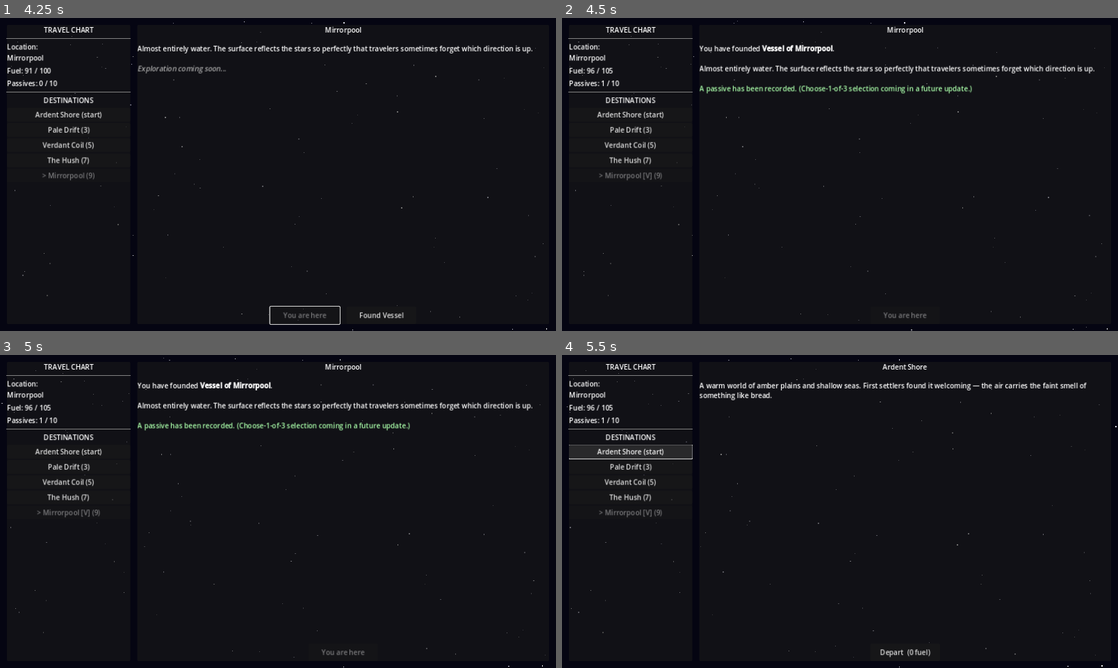
Above: before the commit, frames 1-4 (two rows, left to right).
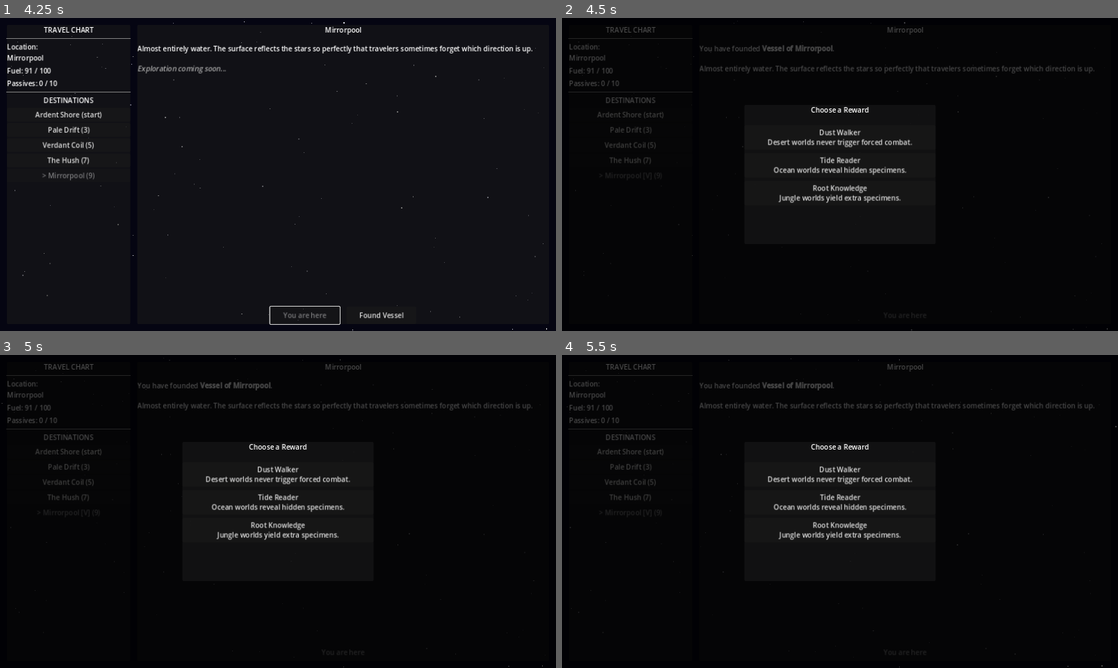
Above: after the commit, the same moments.

Repository: ColdTie/Metanoia-Vessel-2D
Game: Godot game, scene res://scenes/travel/travel_screen.tscn
Same seed, same stepped clock (60 frames per second), same inputs: the game is played once before the commit and once after it.
Inputs:
- Up to frame 1 (4.25 s): click "Pale Drift (3)" at 0.5 s; click "Verdant Coil (5)" at 1.25 s; click "The Hush (7)" at 2 s; click "Mirrorpool (9)" at 2.75 s; click "Depart (9 fuel)" at 3.5 s
- Up to frame 2 (4.5 s): click "Found Vessel" at 4.25 s
- Up to frame 3 (5 s): no input
- Up to frame 4 (5.5 s): click "Ardent Shore (start)" at 5 s

Frame 1 is identical in both runs. In frame 2, 5.0% of the frame differs, in the area x 1-99%, y 0-100%; in frame 3, 5.0%; in frame 4, 5.3%, in the area x 0-100%, y 1-100%.

Commit message:
feat: choose-1-of-3 passive reward on settling
Replaces the auto-granted founding_bonus with a real reward flow:
GameState.passive_roster + draw_passive_choices() picks 3 random
unowned passives, and Travel Screen shows an overlay to pick one
after founding a Vessel. founding_bonus keeps its +5 max fuel effect;
other passives' gameplay hooks are still TODO pending specimens/travel
systems they depend on.

Co-Authored-By: Claude Sonnet 5 <noreply@anthropic.com>
Claude-Session: https://claude.ai/code/session_019UctZ2uRqWE389fvod7UKG

Diff:
--- a/scripts/autoloads/game_state.gd
+++ b/scripts/autoloads/game_state.gd
@@ -16,6 +16,11 @@
 # Each entry: {id, name, type, description, settled, vessel_name, distance, specimens}
 var world_catalog: Array = []
 
+# Passive roster — candidates offered on settling. See design/systems.md
+# "Passive Roster" table; 4 more entries are TBD there.
+# Each entry: {id, name, desc}
+var passive_roster: Array = []
+
 signal world_changed(new_world: String)
 signal passive_gained(passive: Dictionary)
 signal credits_changed(amount: int)
@@ -23,6 +28,7 @@
 
 func _ready() -> void:
 	_build_world_catalog()
+	_build_passive_roster()
 
 
 func _build_world_catalog() -> void:
@@ -78,6 +84,53 @@
 			"specimens": ["lens_fish", "tide_weaver"],
 		},
 	]
+
+
+func _build_passive_roster() -> void:
+	passive_roster = [
+		{
+			"id": "founding_bonus",
+			"name": "Founding Bonus",
+			"desc": "The act of founding grants clarity. +5 max fuel.",
+		},
+		{
+			"id": "root_knowledge",
+			"name": "Root Knowledge",
+			"desc": "Jungle worlds yield extra specimens.",
+		},
+		{
+			"id": "echo_listener",
+			"name": "Echo Listener",
+			"desc": "Unlocks extra creature dialogue options.",
+		},
+		{
+			"id": "frost_hardened",
+			"name": "Frost Hardened",
+			"desc": "Ice-world travel costs 1 less fuel.",
+		},
+		{
+			"id": "tide_reader",
+			"name": "Tide Reader",
+			"desc": "Ocean worlds reveal hidden specimens.",
+		},
+		{
+			"id": "dust_walker",
+			"name": "Dust Walker",
+			"desc": "Desert worlds never trigger forced combat.",
+		},
+	]
+
+
+func draw_passive_choices(count: int = 3) -> Array:
+	var owned_ids: Array = []
+	for p in passives:
+		owned_ids.append(p.get("id", ""))
+	var unowned: Array = []
+	for p in passive_roster:
+		if not owned_ids.has(p["id"]):
+			unowned.append(p)
+	unowned.shuffle()
+	return unowned.slice(0, min(count, unowned.size()))
 
 
 func get_world_by_id(id: String) -> Dictionary:
--- a/scripts/travel/travel_screen.gd
+++ b/scripts/travel/travel_screen.gd
@@ -20,6 +20,9 @@
 var _world_desc_label: RichTextLabel
 var _depart_button: Button
 var _settle_button: Button
+
+var _passive_overlay: Control
+var _passive_choice_box: VBoxContainer
 
 var _selected_world_id: String = ""
 
@@ -99,6 +102,7 @@
 
 	_build_left_panel(root)
 	_build_right_panel(root)
+	_build_passive_overlay(root)
 
 
 func _build_left_panel(parent: Control) -> void:
@@ -199,6 +203,45 @@
 	_settle_button.custom_minimum_size = Vector2(160.0, 40.0)
 	_settle_button.pressed.connect(_on_settle_pressed)
 	btn_row.add_child(_settle_button)
+
+
+func _build_passive_overlay(parent: Control) -> void:
+	_passive_overlay = Control.new()
+	_passive_overlay.name = "PassiveOverlay"
+	_passive_overlay.set_anchors_and_offsets_preset(Control.PRESET_FULL_RECT)
+	_passive_overlay.visible = false
+	_passive_overlay.mouse_filter = Control.MOUSE_FILTER_STOP
+	parent.add_child(_passive_overlay)
+
+	var dim := ColorRect.new()
+	dim.set_anchors_and_offsets_preset(Control.PRESET_FULL_RECT)
+	dim.color = Color(0.0, 0.0, 0.0, 0.72)
+	_passive_overlay.add_child(dim)
+
+	var panel := PanelContainer.new()
+	panel.set_anchor(SIDE_LEFT, 0.5)
+	panel.set_anchor(SIDE_TOP, 0.5)
+	panel.set_anchor(SIDE_RIGHT, 0.5)
+	panel.set_anchor(SIDE_BOTTOM, 0.5)
+	panel.set_offset(SIDE_LEFT, -220.0)
+	panel.set_offset(SIDE_TOP, -160.0)
+	panel.set_offset(SIDE_RIGHT, 220.0)
+	panel.set_offset(SIDE_BOTTOM, 160.0)
+	_passive_overlay.add_child(panel)
+
+	var vbox := VBoxContainer.new()
+	vbox.add_theme_constant_override("separation", 10)
+	panel.add_child(vbox)
+
+	var title := Label.new()
+	title.text = "Choose a Reward"
+	title.horizontal_alignment = HORIZONTAL_ALIGNMENT_CENTER
+	vbox.add_child(title)
+	vbox.add_child(HSeparator.new())
+
+	_passive_choice_box = VBoxContainer.new()
+	_passive_choice_box.add_theme_constant_override("separation", 8)
+	vbox.add_child(_passive_choice_box)
 
 
 func _make_label(text: String) -> Label:
@@ -290,25 +333,54 @@
 	world["settled"] = true
 	world["vessel_name"] = "Vessel of " + world["name"]
 
-	# Grant the founding passive (choose-1-of-3 UI is TODO)
-	GameState.add_passive({
-		"id": "founding_bonus",
-		"name": "Founding Bonus",
-		"desc": "The act of founding grants clarity. +5 max fuel.",
-		"source": world["name"],
-	})
-	GameState.max_fuel += 5
-	GameState.refuel(5)
-
 	_settle_button.visible = false
 	_populate_destinations()
 	_refresh_status()
 
 	_world_desc_label.text = \
 		"You have founded [b]" + world["vessel_name"] + "[/b].\n\n" \
-		+ world.get("description", "") \
-		+ "\n\n[color=#aaffaa]A passive has been recorded. " \
-		+ "(Choose-1-of-3 selection coming in a future update.)[/color]"
+		+ world.get("description", "")
+
+	_open_passive_choices(world["name"])
+
+
+func _open_passive_choices(source_world_name: String) -> void:
+	for child in _passive_choice_box.get_children():
+		child.queue_free()
+
+	var choices: Array = GameState.draw_passive_choices(3)
+	if choices.is_empty():
+		SaveLoad.save_game()
+		return
+
+	for choice in choices:
+		var btn := Button.new()
+		btn.text = choice["name"] + "\n" + choice["desc"]
+		btn.custom_minimum_size = Vector2(0.0, 56.0)
+		btn.size_flags_horizontal = Control.SIZE_EXPAND_FILL
+		btn.pressed.connect(func(): _on_passive_chosen(choice, source_world_name))
+		_passive_choice_box.add_child(btn)
+
+	_passive_overlay.visible = true
+
+
+func _on_passive_chosen(passive: Dictionary, source_world_name: String) -> void:
+	GameState.add_passive({
+		"id": passive["id"],
+		"name": passive["name"],
+		"desc": passive["desc"],
+		"source": source_world_name,
+	})
+	if passive["id"] == "founding_bonus":
+		GameState.max_fuel += 5
+		GameState.refuel(5)
+
+	_passive_overlay.visible = false
+	_refresh_status()
+
+	_world_desc_label.text += \
+		"\n\n[color=#aaffaa]New passive: [b]" + passive["name"] + "[/b] — " \
+		+ passive["desc"] + "[/color]"
 
 	SaveLoad.save_game()
 
Not shown, changed: design/content-log.md
Not shown, changed: design/systems.md
